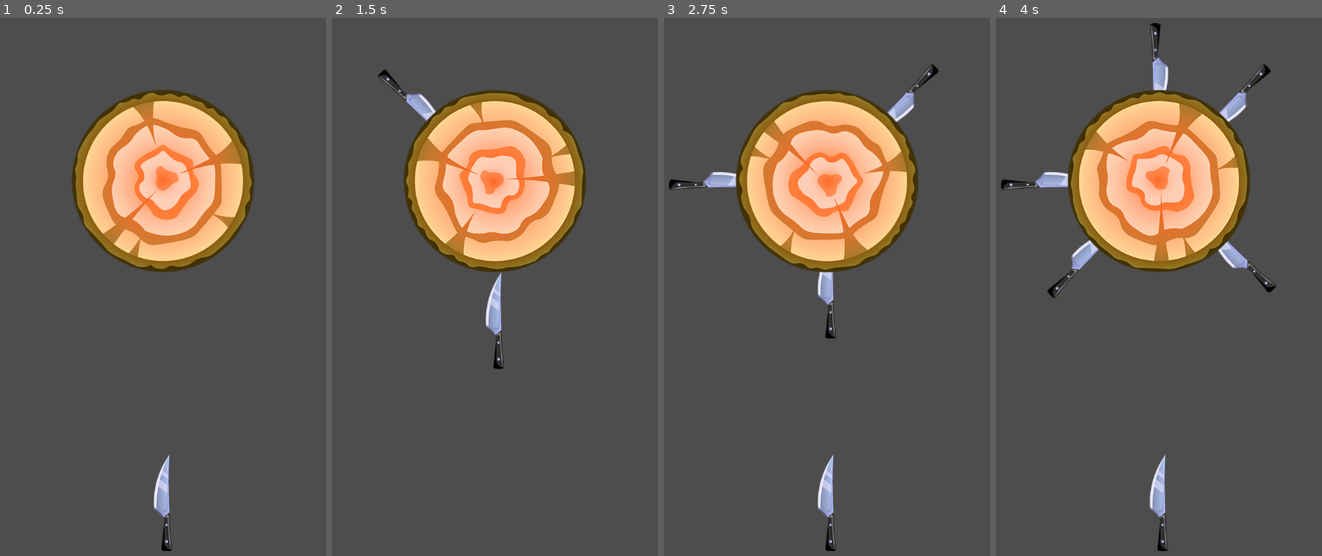
Above: before the commit, frames 1-4 (left to right).
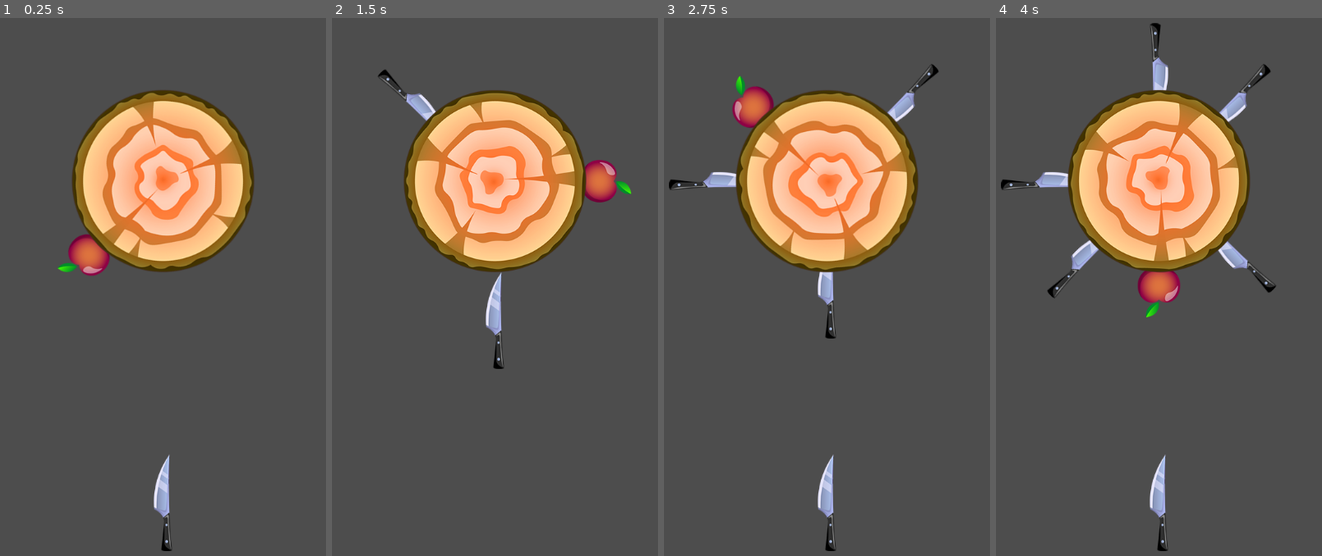
Above: after the commit, the same moments.

Repository: vokash3/godot-mobile-game
Game: Godot game, scene res://scenes/game/game.tscn
Two runs of this game, one before a commit and one after it. Both use one fixed random seed, a clock stepped at 60 frames per second and the inputs below. The project has no main scene, so this scene is started directly.
Inputs (mouse positions are in pixels of both pictures, inside the frame that each line leads up to):
- Up to frame 1 (0.25 s): no input
- Up to frame 2 (1.5 s): move the mouse to (592, 238) at 0.52 s; click (592, 238) at 0.67 s; move the mouse to (406, 303) at 1.27 s; click (406, 303) at 1.42 s
- Up to frame 3 (2.75 s): move the mouse to (869, 125) at 2.02 s; click (869, 125) at 2.17 s
- Up to frame 4 (4 s): move the mouse to (1136, 405) at 2.77 s; click (1136, 405) at 2.92 s; move the mouse to (1289, 373) at 3.52 s; click (1289, 373) at 3.67 s

The runs differ from the first frame. In frame 1, 0.7% of the frame differs, in the area x 17-34%, y 40-48%; in frame 2, 0.7%; in frame 3, 0.7%, in the area x 20-34%, y 10-21%; in frame 4, 0.7%.

Commit message:
Добавлена цель (яблоко) на мишень.

Diff:
--- /dev/null
+++ b/elements/apple/apple.gd
@@ -0,0 +1,11 @@
+extends Node2D
+
+var is_hited: bool = false
+
+
+# Подписались на событие Area2D. Ловим сигнал попадания в зону
+func _on_area_2d_body_entered(body: Node2D) -> void:
+	if not is_hited:
+		is_hited = true
+		# Удаляем яблоко со сцены
+		queue_free()
--- /dev/null
+++ b/elements/apple/apple.tscn
@@ -0,0 +1,24 @@
+[gd_scene load_steps=4 format=3 uid="uid://bupygdtoskl2l"]
+
+[ext_resource type="Script" path="res://elements/apple/apple.gd" id="1_5kd8q"]
+[ext_resource type="Texture2D" uid="uid://yr3d2gdfsoy4" path="res://assets/apple1.png" id="1_omqcv"]
+
+[sub_resource type="CircleShape2D" id="CircleShape2D_1m5ra"]
+radius = 40.0
+
+[node name="Apple" type="Node2D"]
+script = ExtResource("1_5kd8q")
+
+[node name="Sprite2D" type="Sprite2D" parent="."]
+position = Vector2(0, 14)
+rotation = 3.14159
+texture = ExtResource("1_omqcv")
+
+[node name="Area2D" type="Area2D" parent="."]
+collision_layer = 8
+collision_mask = 2
+
+[node name="CollisionShape2D" type="CollisionShape2D" parent="Area2D"]
+shape = SubResource("CircleShape2D_1m5ra")
+
+[connection signal="body_entered" from="Area2D" to="." method="_on_area_2d_body_entered"]
--- a/elements/targets/target/target.tscn
+++ b/elements/targets/target/target.tscn
@@ -1,7 +1,8 @@
-[gd_scene load_steps=4 format=3 uid="uid://b2lowr43qykju"]
+[gd_scene load_steps=5 format=3 uid="uid://b2lowr43qykju"]
 
 [ext_resource type="Script" path="res://elements/targets/target/target.gd" id="1_t8f5g"]
 [ext_resource type="Texture2D" uid="uid://cy61tdinvfpay" path="res://assets/target1.png" id="1_wci1t"]
+[ext_resource type="PackedScene" uid="uid://bupygdtoskl2l" path="res://elements/apple/apple.tscn" id="3_7awid"]
 
 [sub_resource type="CircleShape2D" id="CircleShape2D_ln57f"]
 radius = 120.0
@@ -19,3 +20,6 @@
 
 [node name="ItemsContainer" type="Node2D" parent="."]
 show_behind_parent = true
+
+[node name="Apple" parent="ItemsContainer" instance=ExtResource("3_7awid")]
+position = Vector2(0, 170)
